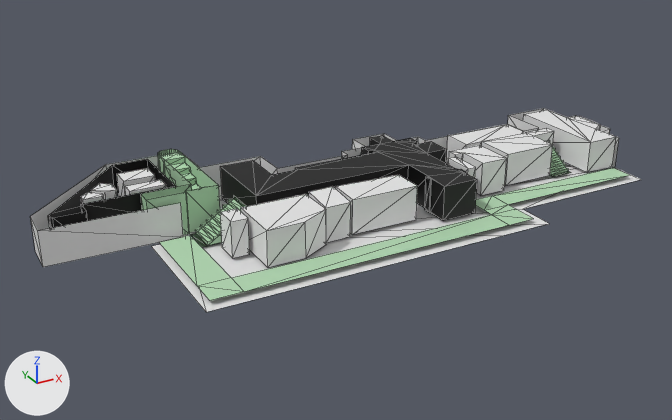
The glTF model public/models/basement.glb as it was, and as the next commit left it.
The view is the same before and after, from a 50 mm camera at (0.87, -4.85, 2.72) aimed at (3.92, 0.7, -0.05). The axes (+X, +Y, +Z) are drawn at lower left. The lights are the same throughout. The older version comes first. Mesh edges are drawn as thin lines. Where no turn or scale is listed for an object, it has been applied to the vertices. Vertices at exactly the same position are counted once.

Objects in the first picture: 'BA', 'CEAPMO', 'COUNCILOR', 'C_AUDITORS_O', 'Cube.001', 'Cube.002', 'GSO', 'OFORTOD', 'PWD', 'Stairs', 'Traingle', 'disk', 'ground', 'path' and 6 more.
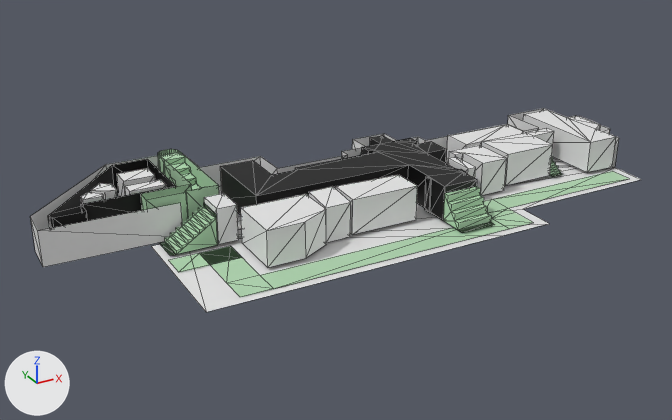
Edits to the bpy script that builds the scene:
```text
Add mat_material_027:
    mat_material_027 = principled_material('Material.027')
    mat_material_027.base_color = (0.445, 0.687, 0.445)  # green #b2d8b2
Change me_cube_008:
    used by ob_cube_002; location = (5.773, 0.522, 0.095)
    remove me_cube_008.from_pydata(...)  # 36 vertices, 68 faces; spans x -0.094..0.094, y -0.186..0.094, z -0.094..0.094
    add me_cube_008.from_pydata(...)  # 36 vertices, 68 faces; spans x -0.094..0.013, y -0.186..0.094, z -0.094..0.094
    me_cube_008 part 1: the whole mesh is scaled about its middle by (0.57, 1, 1), then moved by (-0.04, 0.0, 0.0)
Change me_plane_034:
    used by ob_path; location = (4.03, 0.0, 0.012)
    verts and faces of me_plane_034; kept vertices keep their numbers, new ones are numbered from 16
    before: 0 (-1.26, -0.24, 0.0) at pixel (244, 291), 2 (-1.26, -0.04, 0.0) at pixel (231, 277), 4 (-1.48, -0.24, 0.0) at pixel (209, 300), 5 (-1.48, -0.04, 0.0) at pixel (197, 286), 6 (-1.26, 0.67, 0.0) at pixel (190, 235)
    before: 7 (-1.48, 0.67, 0.0) at pixel (158, 242)
    remove me_plane_034.from_pydata(...)  # 16 vertices, 14 faces; spans x -1.48..2.19, y -0.24..0.67, z 0.0
    add me_plane_034.from_pydata(...)  # 20 vertices, 18 faces; spans x -1.5..2.19, y -0.24..0.44, z 0.0
    me_plane_034 part 2
    add delete_vertices([7])  # with the faces that use them
    add verts[0] = (-1.06, -0.24, 0.0)  # moved, pixel (273, 288)
    add verts[2] = (-1.06, -0.04, 0.0)  # moved, pixel (259, 275)
    add verts[4] = (-1.29, -0.24, 0.0)  # moved, pixel (240, 297)
    add verts[5] = (-1.29, -0.04, 0.0)  # moved, pixel (226, 283)
    add verts[6] = (-1.06, 0.44, 0.0)  # moved, pixel (230, 245)
    add verts[16] = (-1.28, 0.44, 0.0)  # pixel (199, 253)
    add verts[17] = (-1.06, 0.24, 0.0)  # pixel (242, 257)
    add verts[18] = (-1.28, 0.24, 0.0)  # pixel (210, 264)
    add verts[19] = (-1.5, 0.44, 0.0)  # pixel (168, 260)
    add verts[20] = (-1.5, 0.24, 0.0)  # pixel (178, 272)
    add faces += [(5, 6, 16), (6, 17, 16), (16, 17, 18), (16, 18, 20), (16, 20, 19)]
Add me_cube_017:
    me_cube_017.from_pydata(...)  # 24 vertices, 44 faces; spans x -0.16..0.117, y -0.12..0.111, z -0.108..0.152
    me_cube_017.materials.append(mat_material_027)  # green #b2d8b2
Change ob_pwd:
    ob_pwd.location: (0.004, -0.012, 0.0) -> (0.004, 0.249, 0.0)
Change ob_cube_001:
    ob_cube_001.location: (3.01, 0.606, 0.107) -> (2.78, 0.581, 0.107)
Change ob_path:
    ob_path.location: (4.03, 0.0, 0.012) -> (4.03, 0.0, -0.018)
Add ob_cube_003:
    ob_cube_003 = bpy.data.objects.new('Cube.003', me_cube_017)
    ob_cube_003.location = (4.599, -0.047, 0.107)
```

Changed parts and their boxes (x1, y1, x2, y2) in the pictures (672 x 420 px):
'path', reshaped, moved
    before: (159, 168, 629, 300)
    after: (169, 171, 629, 297)
'Cube.001', moved
    before: (190, 196, 246, 247)
    after: (159, 203, 218, 256)
'PWD', moved
    before: (220, 209, 250, 258)
    after: (204, 193, 239, 244)
'Cube.003', added (green)
    after: (443, 186, 494, 233)
'Cube.002', moved, rescaled
    before: (550, 143, 571, 177)
    after: (550, 158, 563, 177)
part 2 of me_plane_034, cut back
    before: (159, 215, 509, 300)
    after: (169, 219, 509, 297)
